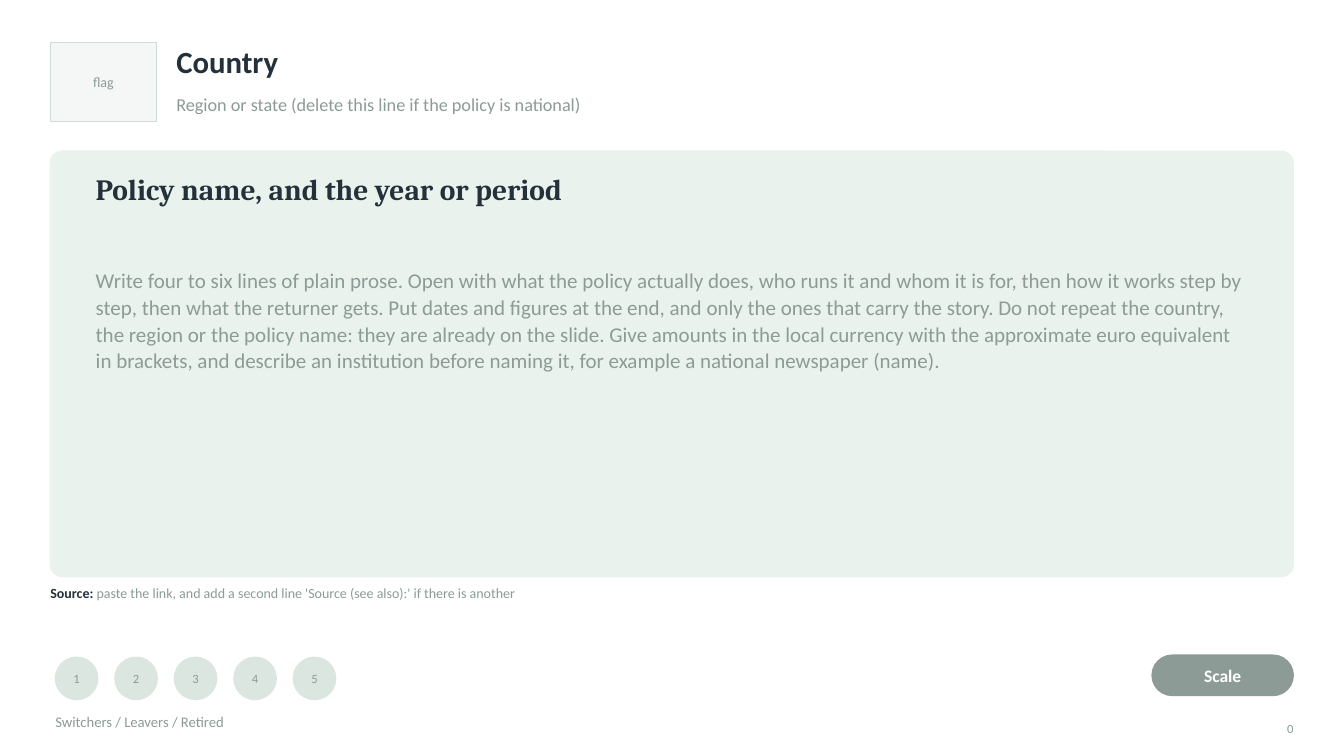
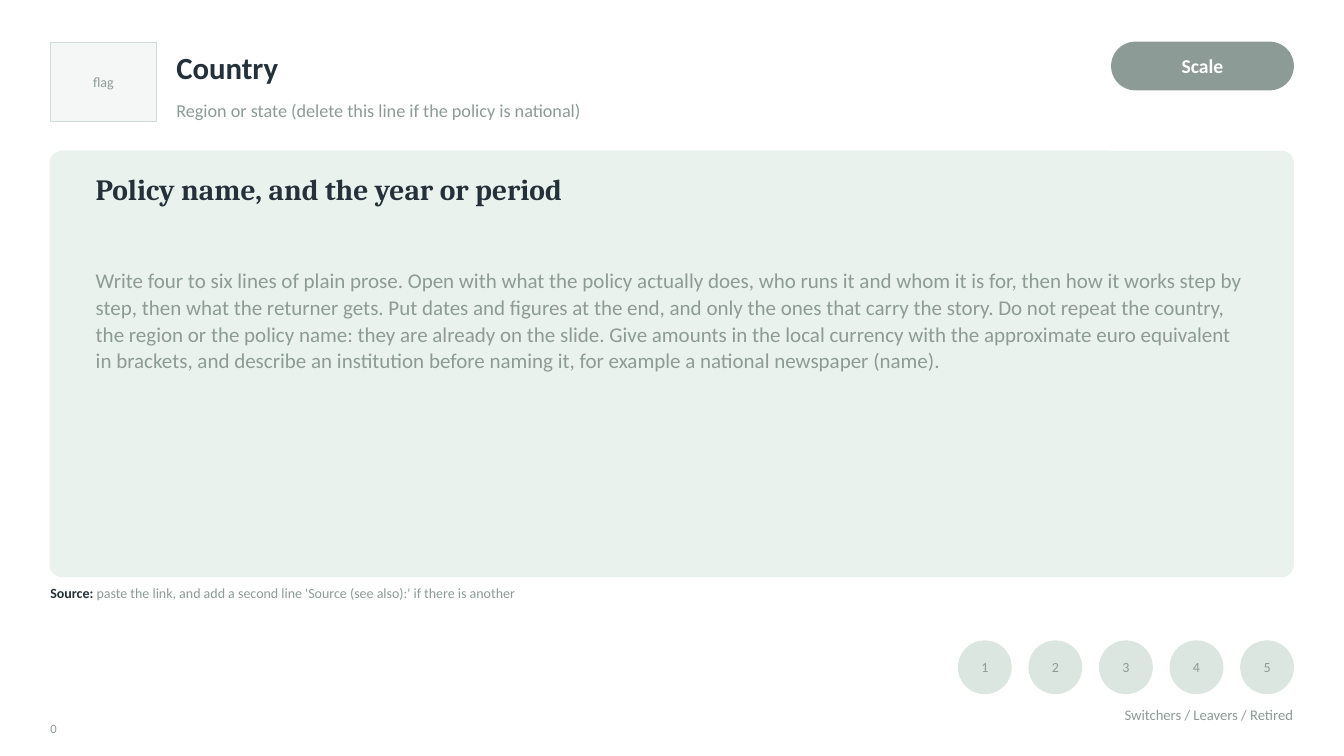
Before and after one commit to jedr1-ship-it/Alternative-Pathways----Quant, a slide deck: slide 1 of policies/Policy_slide_template.pptx. Drawn at 1344x756 pixels with LibreOffice and Linux fonts; fonts in the diff are those of the drawing. Boxes give left, top, right and bottom in pixels: in the first picture for what was removed or moved away, otherwise in the second. Text is boxed around its words. In the diff, an @@ line names an element or a change of style, - is before the commit and + after.

```diff
--- a/policies/Policy_slide_template.pptx
+++ b/policies/Policy_slide_template.pptx
@@ text "Country": place and size @@
-text "Country" at (176,53,278,78)
+text "Country" at (176,59,278,84)
@@ text "Scale": place and size @@
-text "Scale" at (1204,670,1241,682)
+text "Scale" at (1182,59,1224,73)
@@ text "Scale" at (1182,59,1224,73): size 12.5 to 14 pt @@
@@ rounded rectangle: place and size @@
-rounded rectangle at (1152,655,1294,696)
+rounded rectangle at (1112,42,1294,90)
@@ text "Region or state (delete this ...": place and size @@
-text "Region or state (delete this ..." at (176,98,581,114)
+text "Region or state (delete this ..." at (176,104,581,120)
@@ text "1": place and size @@
-text "1" at (73,675,79,683)
+text "1" at (981,663,988,672)
@@ ellipse: place and size @@
-ellipse at (55,657,98,700)
+ellipse at (959,641,1011,694)
@@ text "2": place and size @@
-text "2" at (133,675,139,683)
+text "2" at (1052,663,1059,672)
@@ ellipse: place and size @@
-ellipse at (115,657,157,700)
+ellipse at (1029,641,1082,694)
@@ text "3": place and size @@
-text "3" at (192,675,198,683)
+text "3" at (1122,663,1129,672)
@@ ellipse: place and size @@
-ellipse at (174,657,217,700)
+ellipse at (1100,641,1152,694)
@@ text "4": place and size @@
-text "4" at (252,675,258,683)
+text "4" at (1193,663,1200,672)
@@ ellipse: place and size @@
-ellipse at (234,657,276,700)
+ellipse at (1171,641,1223,694)
@@ size 9 to 10 pt in 5 elements at (981,663,988,672), (1052,663,1059,672), (1122,663,1129,672), (1193,663,1200,672), (1264,663,1271,672) @@
@@ text "5": place and size @@
-text "5" at (311,675,317,683)
+text "5" at (1264,663,1271,672)
@@ ellipse: place and size @@
-ellipse at (293,657,336,700)
+ellipse at (1241,641,1294,694)
@@ text "0": place and size @@
-text "0" at (1287,725,1293,733)
+text "0" at (50,725,56,733)
@@ text "0" at (50,725,56,733): alignment right to left @@
@@ text "Switchers / Leavers / Retired": place and size @@
-text "Switchers / Leavers / Retired" at (55,717,224,727)
+text "Switchers / Leavers / Retired" at (1125,710,1293,720)
@@ text "Switchers / Leavers / Retired" at (1125,710,1293,720): alignment left to right @@
```
Also in this commit, not shown: 5 other files.
